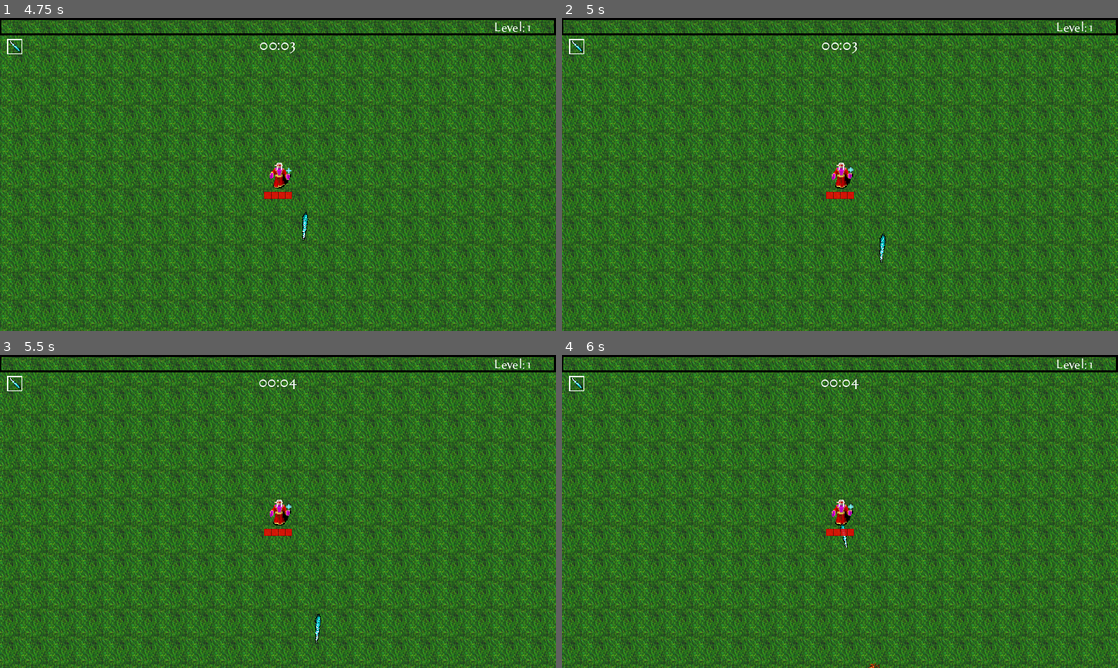
Above: before the commit, frames 1-4 (two rows, left to right).
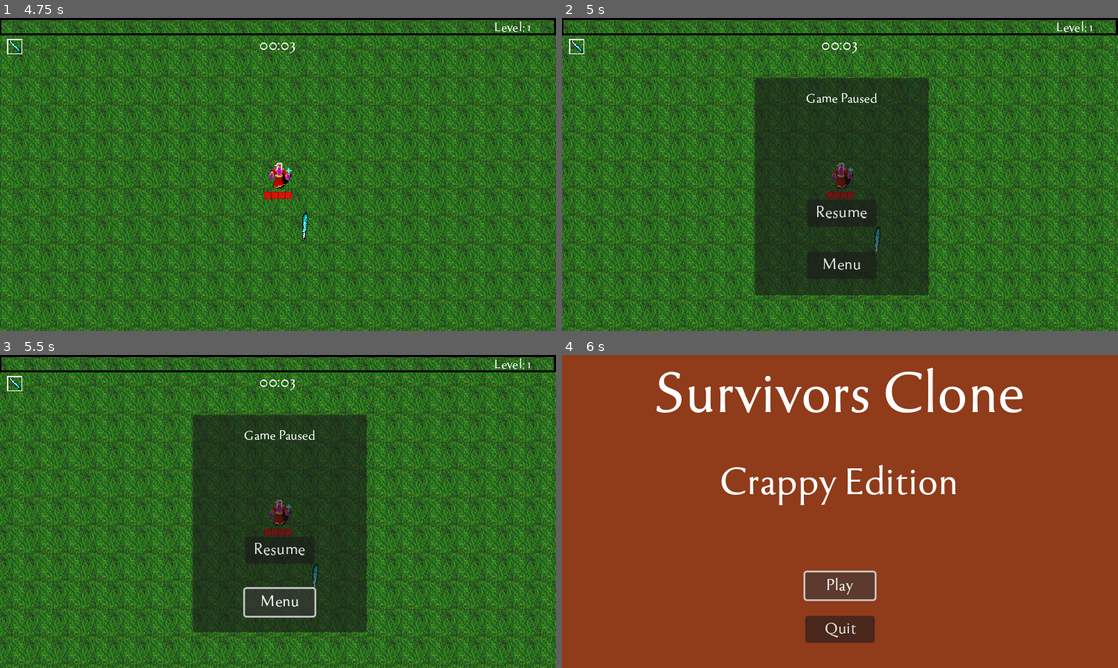
Above: after the commit, the same moments.

Repository: deonblaauw/rfg
Game: Godot game, scene res://Title Screen/menu.tscn
Same seed, same stepped clock (60 frames per second), same inputs: the game is played once before the commit and once after it. Sound files missing from this copy of the repository are replaced by a short silence.
Inputs (mouse positions are in pixels of both pictures, inside the frame that each line leads up to):
- Up to frame 1 (4.75 s): click "Play" at 0.5 s; tap Enter at 1.25 s; move the mouse to (400, 158) at 1.27 s; hold Right (right) 1.28-2.03 s; click (400, 158) at 1.35 s; move the mouse to (166, 190) at 2.02 s; hold Down (down) 2.03-2.78 s; click (166, 190) at 2.1 s; move the mouse to (333, 105) at 2.77 s; hold Right (right) 2.78-3.53 s; click (333, 105) at 2.85 s; move the mouse to (250, 237) at 3.52 s; hold Up (up) 3.53-4.28 s; click (250, 237) at 3.6 s; move the mouse to (444, 221) at 4.27 s; hold Left (left) from 4.28 s (still down); click (444, 221) at 4.35 s
- Up to frame 2 (5 s): keep holding Left (left); tap Escape at 4.9 s
- Up to frame 3 (5.5 s): release Left (left) at 5 s; click (278, 602) at 5 s, where only the run after the commit has a clickable "Menu"
- Up to frame 4 (6 s): click (840, 586) at 5.75 s, where only the run after the commit has a clickable "Play"

Frame 1 is identical in both runs. In frame 2, 53% of the frame differs, in the area x 0-100%, y 0-100%; in frame 3, 54%; in frame 4, 100%.

Commit message:
Exported to Itch and added Pause menu

Diff:
--- /dev/null
+++ b/Enemies/enemy_base.tscn
@@ -0,0 +1,67 @@
+[gd_scene load_steps=10 format=3 uid="uid://coapcvn5v0yqw"]
+
+[ext_resource type="Texture2D" uid="uid://m48ttfw6ov11" path="res://Assets/Textures/Enemy/kolbold_weak.png" id="2_q1jc8"]
+[ext_resource type="PackedScene" uid="uid://b7fn7x0620o70" path="res://Utility/hit_box.tscn" id="3_gy25w"]
+[ext_resource type="PackedScene" uid="uid://ci0lyi4ieonoi" path="res://Utility/hurt_box.tscn" id="4_605uy"]
+[ext_resource type="AudioStream" uid="uid://btnn0022u4vpn" path="res://Assets/Audio/SoundEffect/enemy_hit.ogg" id="5_knvyu"]
+
+[sub_resource type="AtlasTexture" id="AtlasTexture_wc0uk"]
+atlas = ExtResource("2_q1jc8")
+region = Rect2(0, 0, 32, 32)
+
+[sub_resource type="AtlasTexture" id="AtlasTexture_sjgcp"]
+atlas = ExtResource("2_q1jc8")
+region = Rect2(32, 0, 32, 32)
+
+[sub_resource type="SpriteFrames" id="SpriteFrames_i2fba"]
+animations = [{
+"frames": [{
+"duration": 1.0,
+"texture": SubResource("AtlasTexture_wc0uk")
+}, {
+"duration": 1.0,
+"texture": SubResource("AtlasTexture_sjgcp")
+}],
+"loop": true,
+"name": &"default",
+"speed": 5.0
+}]
+
+[sub_resource type="RectangleShape2D" id="RectangleShape2D_66i8d"]
+size = Vector2(10, 21)
+
+[sub_resource type="RectangleShape2D" id="RectangleShape2D_2vy4n"]
+size = Vector2(28, 30.6667)
+
+[node name="enemy_base" type="Node2D"]
+scale = Vector2(0.9, 0.9)
+
+[node name="AnimatedSprite2D" type="AnimatedSprite2D" parent="."]
+sprite_frames = SubResource("SpriteFrames_i2fba")
+autoplay = "default"
+
+[node name="HitBox" parent="." instance=ExtResource("3_gy25w")]
+collision_layer = 4
+collision_mask = 2
+
+[node name="CollisionShape2D" parent="HitBox" index="0"]
+position = Vector2(1, 3.5)
+shape = SubResource("RectangleShape2D_66i8d")
+
+[node name="HurtBox" parent="." instance=ExtResource("4_605uy")]
+collision_layer = 4
+collision_mask = 2
+HurtBoxType = 1
+
+[node name="CollisionShape2D" parent="HurtBox" index="0"]
+position = Vector2(0.666667, 2)
+shape = SubResource("RectangleShape2D_2vy4n")
+
+[node name="snd_hit" type="AudioStreamPlayer2D" parent="."]
+stream = ExtResource("5_knvyu")
+volume_db = -20.0
+
+[connection signal="hurt" from="HurtBox" to="." method="_on_hurt_box_hurt"]
+
+[editable path="HitBox"]
+[editable path="HurtBox"]
--- a/Enemies/explosion.gd
+++ b/Enemies/explosion.gd
@@ -10,5 +10,5 @@
 
 
 
-func _on_animation_player_animation_finished(anim_name):
+func _on_animation_player_animation_finished(_anim_name):
 	queue_free()
--- a/Player/player.gd
+++ b/Player/player.gd
@@ -84,7 +84,7 @@
 @onready var lbl_level = $GUILayer/GUI/ExperienceBar/lbl_level
 
 # GUI - LevelUp
-@onready var lbl_levelup = $GUILayer/GUI/LevelUp/lbl_levelup
+@onready var lbl_levelup = $GUILayer/GUI/LevelPanel/lbl_levelup
 @onready var upgrade_options_gui = $GUILayer/GUI/LevelPanel/UpgradeOptions
 @onready var snd_levelup = $GUILayer/GUI/LevelPanel/snd_levelup
 @onready var level_panel = $GUILayer/GUI/LevelPanel
@@ -99,9 +99,13 @@
 @onready var snd_victory = $GUILayer/GUI/DeathPanel/snd_victory
 @onready var snd_lose = $GUILayer/GUI/DeathPanel/snd_lose
 
+# Pause Panel
+@onready var pause_panel = $GUILayer/GUI/PausePanel
+
 
 func _ready():
 	death_panel.visible = false
+	pause_panel.visible = false
 	upgrade_character("icespear1") # initial weapon
 	hp = maxHp
 	attack()
@@ -449,3 +453,15 @@
 func _on_btn_menu_click_end():
 	get_tree().paused = false
 	var _level = get_tree().change_scene_to_file("res://Title Screen/menu.tscn")
+
+# pause panel handling
+func _input(event):
+	if event is InputEventKey:
+		if event.keycode == Key.KEY_ESCAPE:
+			pause_panel.visible = true
+			get_tree().paused = true
+
+
+func _on_btn_resume_click_end():
+	get_tree().paused = false
+	pause_panel.visible = false
--- a/Player/player.tscn
+++ b/Player/player.tscn
@@ -399,6 +399,39 @@
 offset_bottom = 231.0
 text = "Menu"
 
+[node name="PausePanel" type="Panel" parent="GUILayer/GUI"]
+process_mode = 2
+layout_mode = 0
+offset_left = 222.0
+offset_top = 69.0
+offset_right = 422.0
+offset_bottom = 319.0
+
+[node name="lbl_Paused" type="Label" parent="GUILayer/GUI/PausePanel"]
+layout_mode = 0
+offset_right = 200.0
+offset_bottom = 50.0
+theme_override_fonts/font = ExtResource("6_60m7o")
+text = "Game Paused"
+horizontal_alignment = 1
+vertical_alignment = 1
+
+[node name="btn_menu" parent="GUILayer/GUI/PausePanel" instance=ExtResource("12_fflwm")]
+layout_mode = 0
+offset_left = 60.0
+offset_top = 200.0
+offset_right = 140.0
+offset_bottom = 231.0
+text = "Menu"
+
+[node name="btn_resume" parent="GUILayer/GUI/PausePanel" instance=ExtResource("12_fflwm")]
+layout_mode = 0
+offset_left = 60.0
+offset_top = 140.0
+offset_right = 140.0
+offset_bottom = 171.0
+text = "Resume"
+
 [node name="lblTimer" type="Label" parent="GUILayer/GUI"]
 layout_mode = 0
 offset_left = 280.0
@@ -441,5 +474,7 @@
 [connection signal="area_entered" from="GrabArea" to="." method="_on_grab_area_area_entered"]
 [connection signal="area_entered" from="CollectArea" to="." method="_on_collect_area_area_entered"]
 [connection signal="click_end" from="GUILayer/GUI/DeathPanel/btn_menu" to="." method="_on_btn_menu_click_end"]
+[connection signal="click_end" from="GUILayer/GUI/PausePanel/btn_menu" to="." method="_on_btn_menu_click_end"]
+[connection signal="click_end" from="GUILayer/GUI/PausePanel/btn_resume" to="." method="_on_btn_resume_click_end"]
 
 [editable path="HurtBox"]
--- a/project.godot
+++ b/project.godot
@@ -23,6 +23,7 @@
 
 window/size/viewport_width=640
 window/size/viewport_height=360
+window/size/mode=3
 window/size/window_width_override=1280
 window/size/window_height_override=720
 window/stretch/mode="canvas_items"
@@ -69,3 +70,5 @@
 [rendering]
 
 textures/canvas_textures/default_texture_filter=0
+renderer/rendering_method="gl_compatibility"
+renderer/rendering_method.mobile="gl_compatibility"
